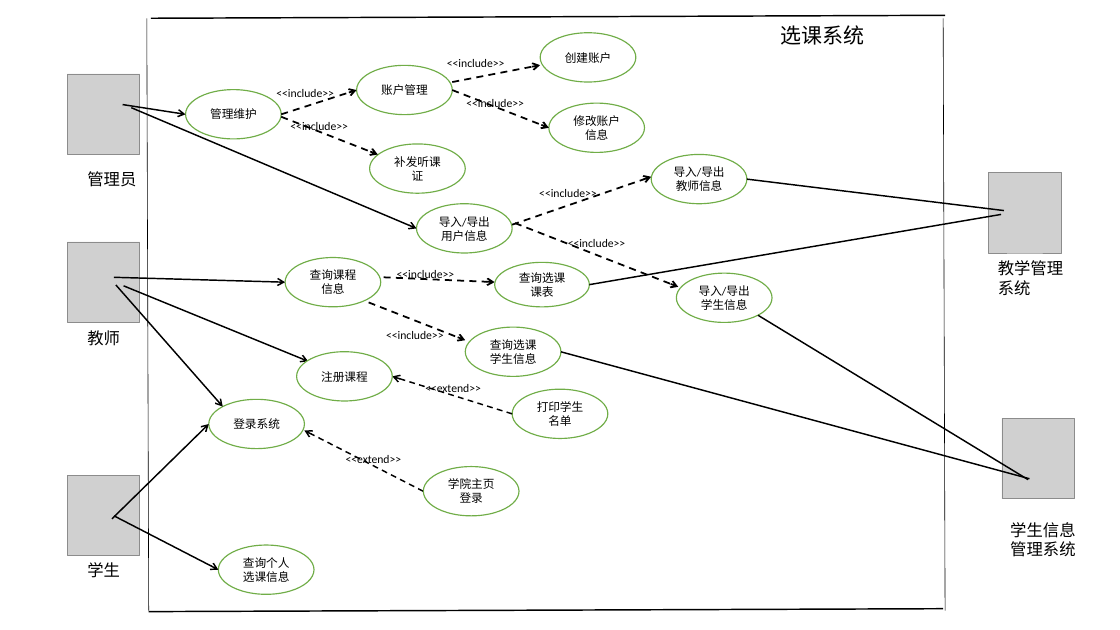
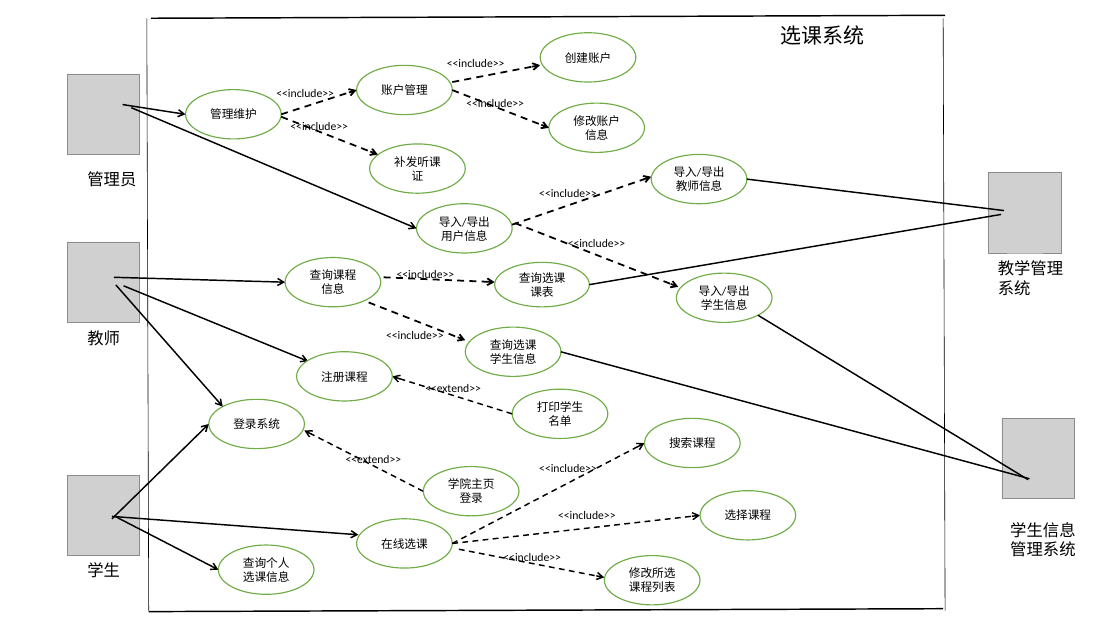
Before and after one commit to xianghuisun/software_assignment, a slide deck: slide 1 of PPTX 演示文稿.pptx. Drawn at 1120x630 pixels with LibreOffice and Linux fonts; fonts in the diff are those of the drawing; grey boxes stand for pictures. Boxes give left, top, right and bottom in pixels: in the first picture for what was removed or moved away, otherwise in the second. Text is boxed around its words. In the diff, an @@ line names an element or a change of style, - is before the commit and + after.

```diff
--- a/PPTX 演示文稿.pptx
+++ b/PPTX 演示文稿.pptx
@@ ellipse added at (644,418,740,468), fill #FFFFFF, outline #70AD47 1 pt, 10 pt, text #000000 @@
+搜索课程
@@ arrow added from (452, 544) to (644, 444), #000000 1.25 pt dashed @@
@@ text added at (539,464,597,476), 10 pt, text #000000 @@
+<<include>>
@@ ellipse added at (700,491,796,540), fill #FFFFFF, outline #70AD47 1 pt, 10 pt, text #000000 @@
+选择课程
@@ arrow added from (112, 517) to (359, 535), #000000 1.25 pt @@
@@ ellipse added at (357,519,453,569), fill #FFFFFF, outline #70AD47 1 pt, 10 pt, text #000000 @@
+在线选课
@@ arrow added from (452, 544) to (700, 516), #000000 1.25 pt dashed @@
@@ text added at (558,511,616,519), 10 pt, text #000000 @@
+<<include>>
@@ arrow added from (459, 549) to (604, 577), #000000 1.25 pt dashed @@
@@ text added at (503,553,561,564), 10 pt, text #000000 @@
+<<include>>
@@ ellipse added at (604,555,700,605), fill #FFFFFF, outline #70AD47 1 pt, 10 pt, text #000000 @@
+修改所选课程列表
```
Also in this commit, not shown: 1 slide added, 1 other file.
